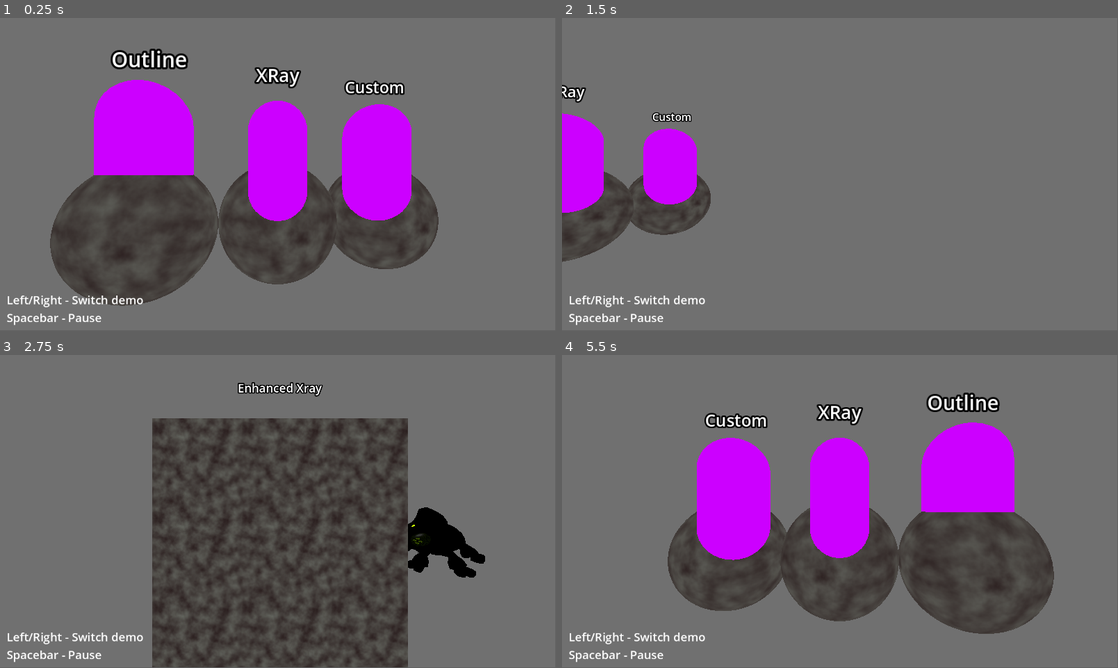
Above: before the commit, frames 1-4 (two rows, left to right).
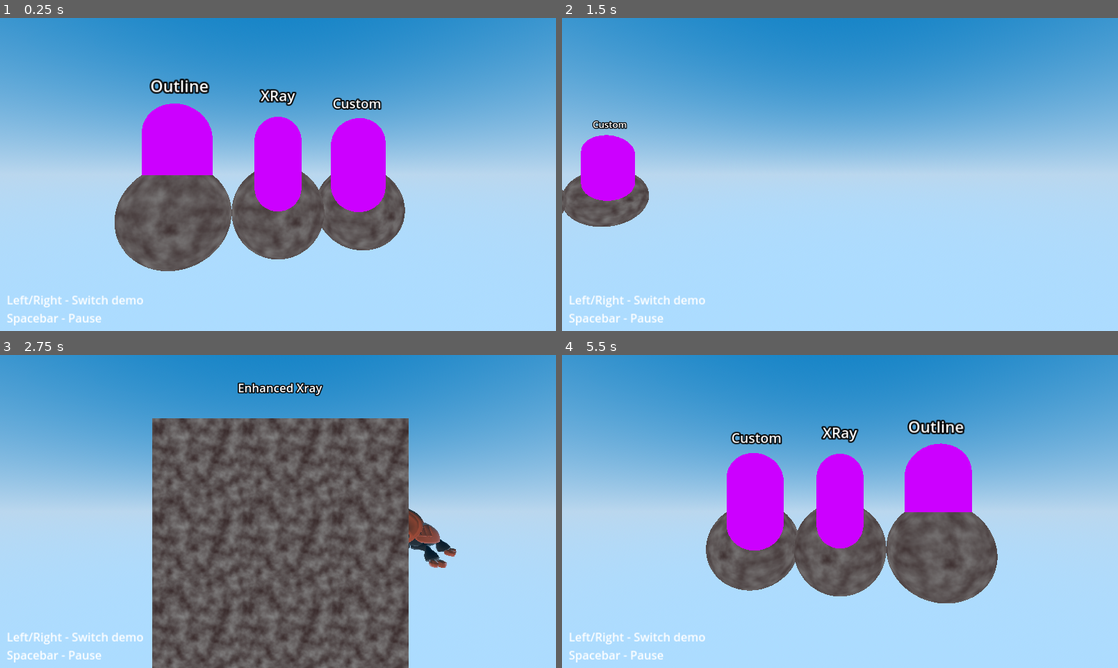
Above: after the commit, the same moments.

Repository: apples/godot-stencil-demo
Game: Godot game, scene res://main.tscn
Two runs of this game, one before a commit and one after it. Both use one fixed random seed, a clock stepped at 60 frames per second and the inputs below. The engine's default icon, where the game draws it, is replaced by a stand-in: a white triangle on a blue panel in a dark square.
Inputs:
- Up to frame 1 (0.25 s): no input
- Up to frame 2 (1.5 s): tap Enter (ui_accept) at 0.5, 0.77 s; hold Right (ui_right) 0.53-1.28 s; hold Left (ui_left) from 1.28 s (still down)
- Up to frame 3 (2.75 s): tap Enter (ui_accept) at 1.52 s; release Left (ui_left) at 2.03 s; hold Right (ui_right) from 2.03 s (still down)
- Up to frame 4 (5.5 s): tap Enter (ui_accept) at 3.02, 3.77, 4.52 s; release Right (ui_right) at 3.53 s; hold Left (ui_left) from 3.53 s (still down)
In our replay, the window is 799x449 before the commit and 800x450 after it. These sizes can differ from the game's own. Grey fills any space a smaller window leaves; there, only what the larger window draws over its background counts as a difference.

The runs differ from the first frame. In frame 1, 89% of the frame differs, in the area x 0-100%, y 0-100%; in frame 2, 98%; in frame 3, 81%; in frame 4, 89%.

Commit message:
Added simple skybox

Diff:
--- a/main.tscn
+++ b/main.tscn
@@ -9,7 +9,7 @@
 [ext_resource type="PackedScene" uid="uid://bpjqcswabdtyb" path="res://models/beetle_bot/beetlebot_skin.tscn" id="7_0obcr"]
 
 [sub_resource type="Gradient" id="Gradient_4064o"]
-colors = PackedColorArray(0.298039, 0.207843, 0.211765, 1, 0.741176, 0.756863, 0.705882, 1)
+colors = PackedColorArray(0.380063, 0.270638, 0.275331, 1, 1, 1, 1, 1)
 
 [sub_resource type="FastNoiseLite" id="FastNoiseLite_wpq2f"]
 
@@ -145,6 +145,21 @@
 
 [sub_resource type="CapsuleMesh" id="CapsuleMesh_ppq8b"]
 
+[sub_resource type="ProceduralSkyMaterial" id="ProceduralSkyMaterial_n6qop"]
+sky_top_color = Color(0, 0.466667, 0.756863, 1)
+sky_horizon_color = Color(0.729412, 0.843137, 0.933333, 1)
+sky_curve = 0.27991
+ground_bottom_color = Color(0.67451, 0.862745, 1, 1)
+ground_horizon_color = Color(0.729412, 0.843137, 0.933333, 1)
+ground_curve = 0.101965
+
+[sub_resource type="Sky" id="Sky_411e3"]
+sky_material = SubResource("ProceduralSkyMaterial_n6qop")
+
+[sub_resource type="Environment" id="Environment_0eoc8"]
+background_mode = 2
+sky = SubResource("Sky_411e3")
+
 [node name="Main" type="Node3D"]
 process_mode = 3
 script = ExtResource("1_mty62")
@@ -153,6 +168,7 @@
 process_mode = 1
 
 [node name="OutlinesAndXrays" type="Node3D" parent="Demos"]
+transform = Transform3D(1, 0, 0, 0, 1, 0, 0, 0, 1, 0, 0, -0.468452)
 script = ExtResource("2_dd2q1")
 
 [node name="XRay" type="MeshInstance3D" parent="Demos/OutlinesAndXrays"]
@@ -208,7 +224,7 @@
 omni_attenuation = 0.00656953
 
 [node name="WindWaker" type="Node3D" parent="Demos"]
-transform = Transform3D(1, 0, 0, 0, 1, 0, 0, 0, 1, -6.63612, 0, 0)
+transform = Transform3D(1, 0, 0, 0, 1, 0, 0, 0, 1, -11.1257, -0.0124679, 0.0705559)
 script = ExtResource("1_oxoqy")
 
 [node name="Label3D" type="Label3D" parent="Demos/WindWaker"]
@@ -270,10 +286,10 @@
 mesh = SubResource("CapsuleMesh_ppq8b")
 
 [node name="EnhancedXray" type="Node3D" parent="Demos"]
-transform = Transform3D(1, 0, 0, 0, 1, 0, 0, 0, 1, 8.01344, 0, 0)
+transform = Transform3D(1, 0, 0, 0, 1, 0, 0, 0, 1, 12.0925, 0, 0)
 
 [node name="BeetlebotSkin" parent="Demos/EnhancedXray" instance=ExtResource("7_0obcr")]
-transform = Transform3D(-4.37114e-08, 0, -1, -0.245324, 0.969441, 1.07235e-08, 0.969441, 0.245324, -4.23756e-08, 4.0497, -0.408447, -0.906885)
+transform = Transform3D(-4.37114e-08, 0, -1, -0.245324, 0.969441, 1.07235e-08, 0.969441, 0.245324, -4.23756e-08, 4.0497, -0.408447, -1.45937)
 walk_dist = 8.0
 
 [node name="CSGBox3D" type="CSGBox3D" parent="Demos/EnhancedXray"]
@@ -298,10 +314,10 @@
 transform = Transform3D(1, 0, 0, 0, 1, 0, 0, 0, 1, 0, 0.397708, 1.78392)
 
 [node name="BeetleCam" type="Node3D" parent="CameraPositions"]
-transform = Transform3D(1, 0, 0, 0, 1, 0, 0, 0, 1, 7.98589, 0.397708, 2.77242)
+transform = Transform3D(1, 0, 0, 0, 1, 0, 0, 0, 1, 12.0649, 0.397708, 2.77242)
 
 [node name="WindWakerCam" type="Node3D" parent="CameraPositions"]
-transform = Transform3D(1, 0, 0, 0, 1, 0, 0, 0, 1, -6.63654, 0.989329, 2.59033)
+transform = Transform3D(1, 0, 0, 0, 1, 0, 0, 0, 1, -11.1261, 0.989329, 2.59033)
 
 [node name="Camera3D" type="Camera3D" parent="."]
 transform = Transform3D(1, 0, 0, 0, 1, 0, 0, 0, 1, 7.98589, 0.397708, 2.77242)
@@ -327,3 +343,6 @@
 theme_override_font_sizes/font_size = 24
 text = "Left/Right - Switch demo
 Spacebar - Pause"
+
+[node name="WorldEnvironment" type="WorldEnvironment" parent="."]
+environment = SubResource("Environment_0eoc8")
--- a/project.godot
+++ b/project.godot
@@ -15,6 +15,10 @@
 config/features=PackedStringArray("4.2", "Forward Plus")
 config/icon="res://icon.svg"
 
+[display]
+
+window/stretch/mode="canvas_items"
+
 [rendering]
 
 environment/defaults/default_clear_color=Color(0.439216, 0.439216, 0.439216, 0)
Not shown: 1 places in main.tscn that only renumber resources
